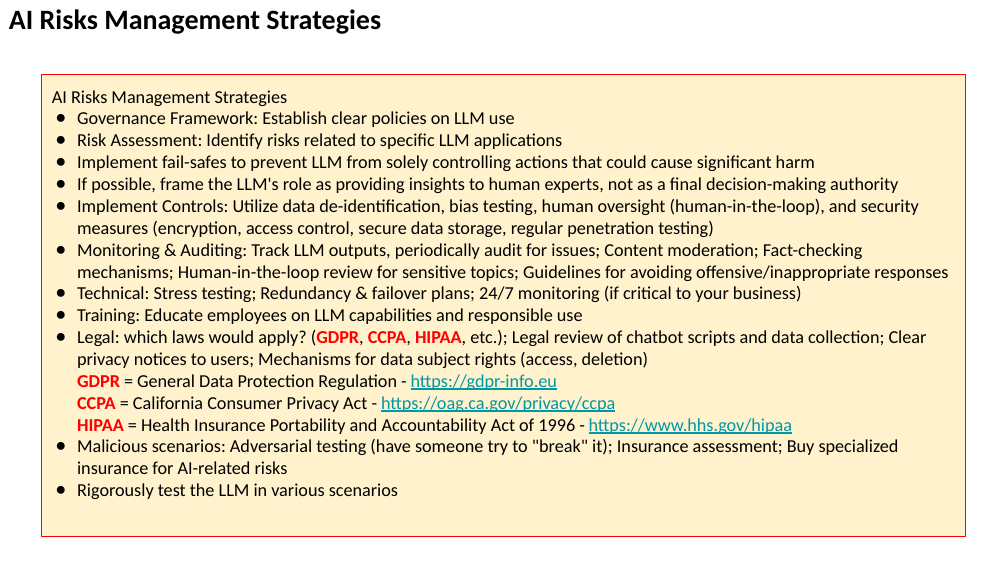
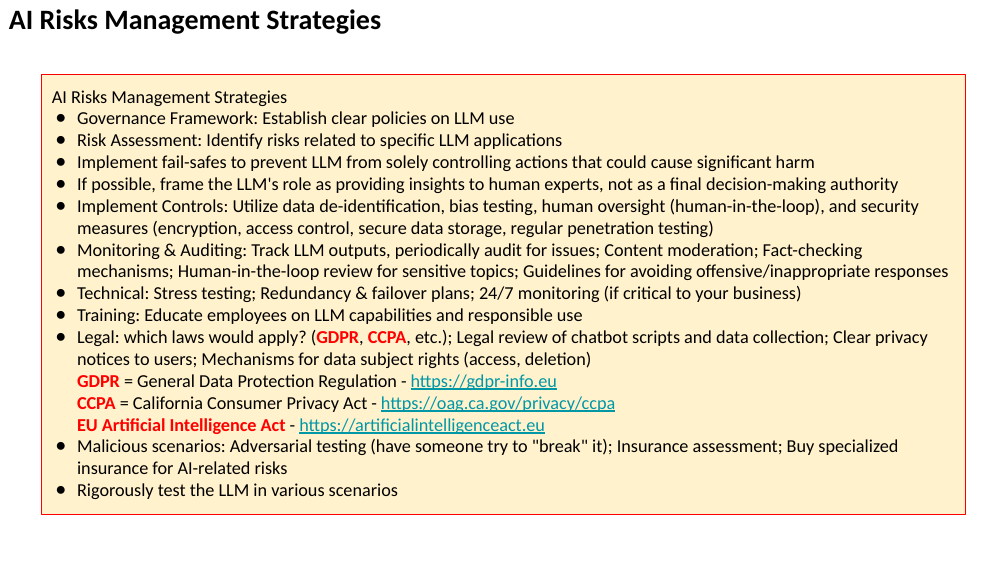
Before and after one commit to lselector/seminar, a slide deck: slide 3 of 2024/2024-03-01-AI-Risk.pptx. Drawn at 1008x567 pixels with LibreOffice and Linux fonts; fonts in the diff are those of the drawing. Boxes give left, top, right and bottom in pixels: in the first picture for what was removed or moved away, otherwise in the second. Text is boxed around its words. In the diff, an @@ line names an element or a change of style, - is before the commit and + after.

Commit message:
update

```diff
--- a/2024/2024-03-01-AI-Risk.pptx
+++ b/2024/2024-03-01-AI-Risk.pptx
@@ rectangle "AI Risks Management Strategies": place and size @@
-rectangle "AI Risks Management Strategies" at <box>41,75,966,536</box>
+rectangle "AI Risks Management Strategies" at <box>41,75,966,514</box>
@@ text in rectangle at <box>77,330,928,434</box>: text changed @@
-● Legal: which laws would apply? (GDPR, CCPA, HIPAA, etc.); Legal review of chatbot scripts and data collection; Clear privacy notices to users; Mechanisms for data subject rights (access, deletion)
-  GDPR = General Data Protection Regulation - https://gdpr-info.eu
-  CCPA = California Consumer Privacy Act - https://oag.ca.gov/privacy/ccpa
-  HIPAA = Health Insurance Portability and Accountability Act of 1996 - https://www.hhs.gov/hipaa
+● Legal: which laws would apply? (GDPR, CCPA, etc.); Legal review of chatbot scripts and data collection; Clear privacy notices to users; Mechanisms for data subject rights (access, deletion)
+  GDPR = General Data Protection Regulation - https://gdpr-info.eu
+  CCPA = California Consumer Privacy Act - https://oag.ca.gov/privacy/ccpa
+  EU Artificial Intelligence Act - https://artificialintelligenceact.eu
```
Also in this commit, not shown: 3 other slides changed, 2 slides removed.
